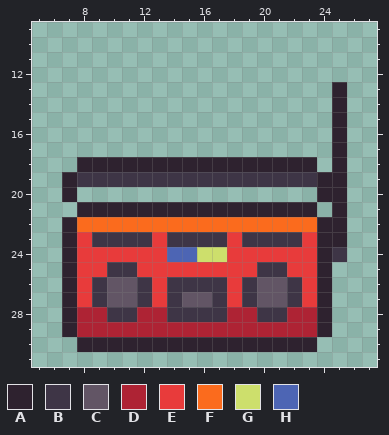
Pixel-art file, stored at Assets/2. Graphics/Gameplay/Radio.aseprite. Above, as it was before the edit.
32x32 pixels, 1 frame. Shown: x 5..27, y 9..31. The old version is drawn lined up with the new one.
Palette (. is transparent): A #2e222f  B #3e3546  C #625565  D #ae2334  E #e83b3b  F #fb6b1d  G #cddf6c  H #4d65b4
Pixels before, first column x 7:
13 ..................A
14 ..................A
15 ..................A
16 ..................A
17 ..................A
18 .AAAAAAAAAAAAAAAA.A
19 ABBBBBBBBBBBBBBBBAA
20 A................AA
21 .AAAAAAAAAAAAAAAA.A
22 AFFFFFFFFFFFFFFFFAA
23 AEBBBBEBBBBEBBBBEAA
24 AEEEEEEHHGGEEEEEEAB
25 AEEBBEEEEEEEEBBEEA.
26 AEBCCBEBBBBEBCCBEA.
27 AEBCCBEBCCBEBCCBEA.
28 ADDBBDDBBBBDDBBDDA.
29 ADDDDDDDDDDDDDDDDA.
30 .AAAAAAAAAAAAAAAA..
The result:
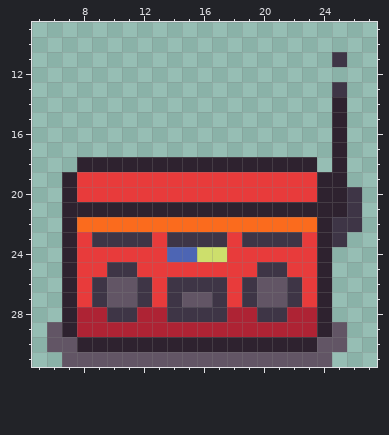
Log entry: Added Radio to procedural generation
Changes in this commit:
{"change": "whole drawing moved by +0,-1 (the old picture is shown already moved)"}
{"y":11,"x":25,"old":".","new":"B"}
{"y":13,"x":25,"old":"A","new":"B"}
{"y":19,"x":8,"old":"BBBBBBBBBBBBBBBB","new":"EEEEEEEEEEEEEEEE"}
{"y":20,"x":8,"old":"................","new":"EEEEEEEEEEEEEEEE"}
{"y":20,"x":26,"old":".","new":"B"}
{"y":21,"x":7,"old":".","new":"A"}
{"y":21,"x":24,"old":".","new":"A"}
{"y":21,"x":26,"old":".","new":"B"}
{"y":22,"x":25,"old":"A.","new":"BB"}
{"y":23,"x":25,"old":"A","new":"B"}
{"y":24,"x":25,"old":"B","new":"."}
{"y":29,"x":6,"old":".","new":"C"}
{"y":29,"x":25,"old":".","new":"C"}
{"y":30,"x":6,"old":"..","new":"CC"}
{"y":30,"x":24,"old":"..","new":"CC"}
{"y":31,"x":7,"old":"..................","new":"CCCCCCCCCCCCCCCCCC"}
